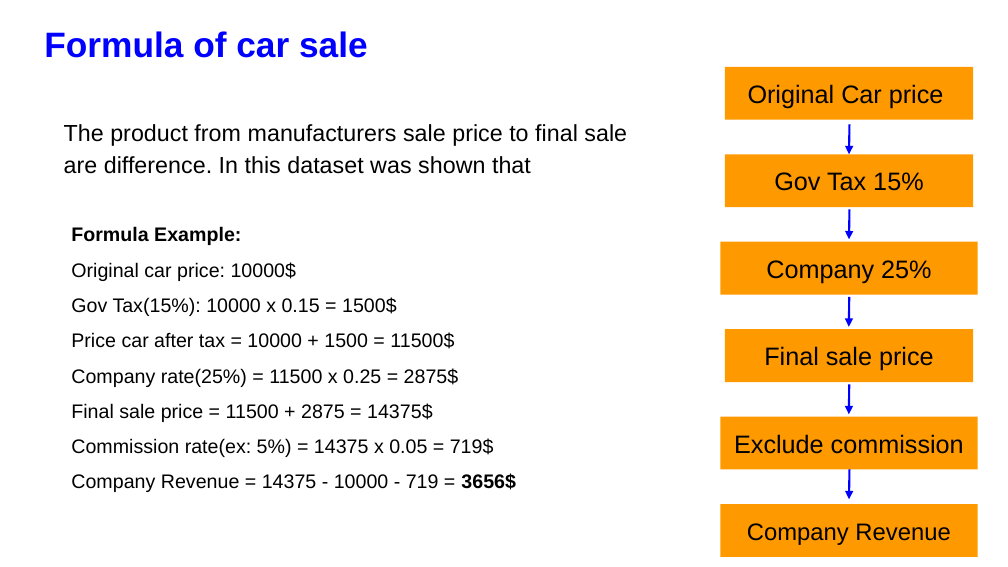
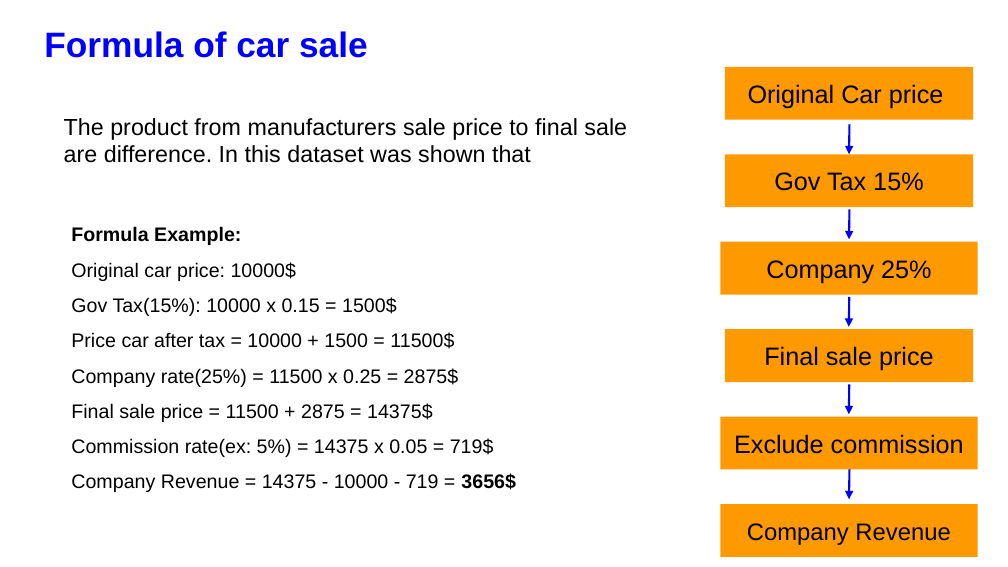
Before and after one commit to Meysenghour/Bigdata_sales-car-data, a slide deck: slide 4 of Final_Project_Bigdata.pptx. Drawn at 1008x567 pixels with LibreOffice and Linux fonts; fonts in the diff are those of the drawing. Boxes give left, top, right and bottom in pixels: in the first picture for what was removed or moved away, otherwise in the second. Text is boxed around its words. In the diff, an @@ line names an element or a change of style, - is before the commit and + after.

```diff
--- a/Final_Project_Bigdata.pptx
+++ b/Final_Project_Bigdata.pptx
@@ text "The product from manufacturers sale ..." at (64, 118, 627, 163): line spacing 1.15 to 0.95 @@
```
Also in this commit, not shown: 2 other slides changed.
